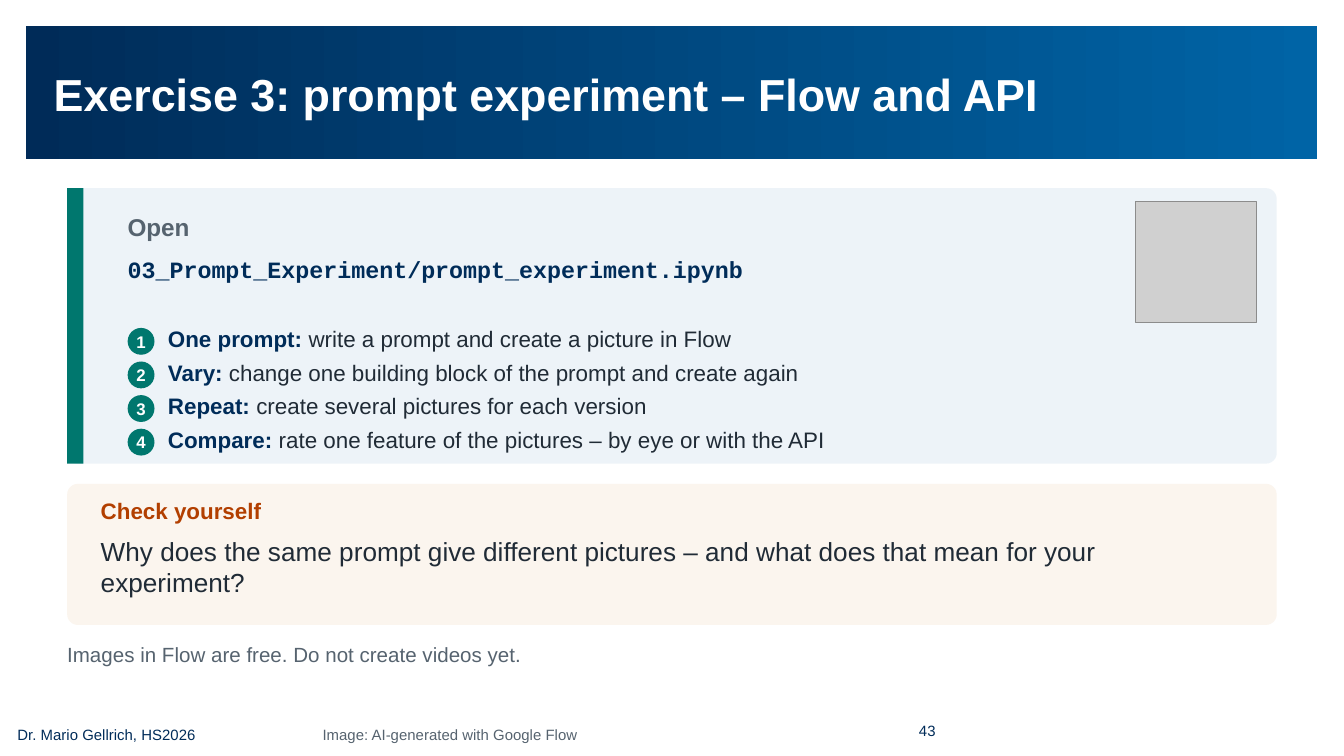
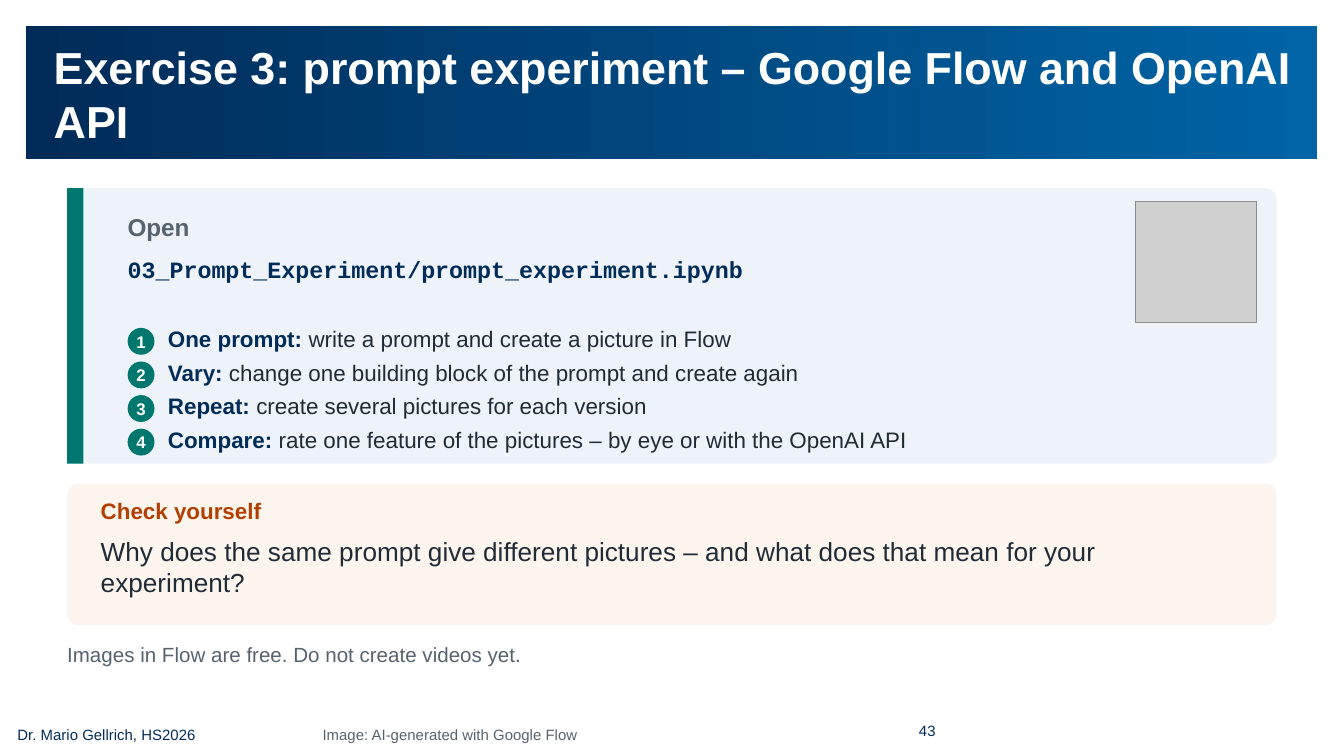
Before and after one commit to mario-gellrich-zhaw/multimodal_extraction_generation, a slide deck: slide 43 of slides/Slides_MSC_Data_Science_Week_13_EN_barrierefrei.pptx. Drawn at 1344x756 pixels with LibreOffice and Linux fonts; fonts in the diff are those of the drawing; grey boxes stand for pictures; background and template pictures are left out. Boxes give left, top, right and bottom in pixels: in the first picture for what was removed or moved away, otherwise in the second. Text is boxed around its words. In the diff, an @@ line names an element or a change of style, - is before the commit and + after.

```diff
--- a/slides/Slides_MSC_Data_Science_Week_13_EN_barrierefrei.pptx
+++ b/slides/Slides_MSC_Data_Science_Week_13_EN_barrierefrei.pptx
@@ title at bbox=[54, 51, 1290, 138]: text changed @@
-Exercise 3: prompt experiment – Flow and API
+Exercise 3: prompt experiment – Google Flow and OpenAI API
@@ text at bbox=[168, 431, 906, 453]: text changed @@
-Compare: rate one feature of the pictures – by eye or with the API
+Compare: rate one feature of the pictures – by eye or with the OpenAI API
```
Also in this commit, not shown: 8 other slides changed, 7 other files.
